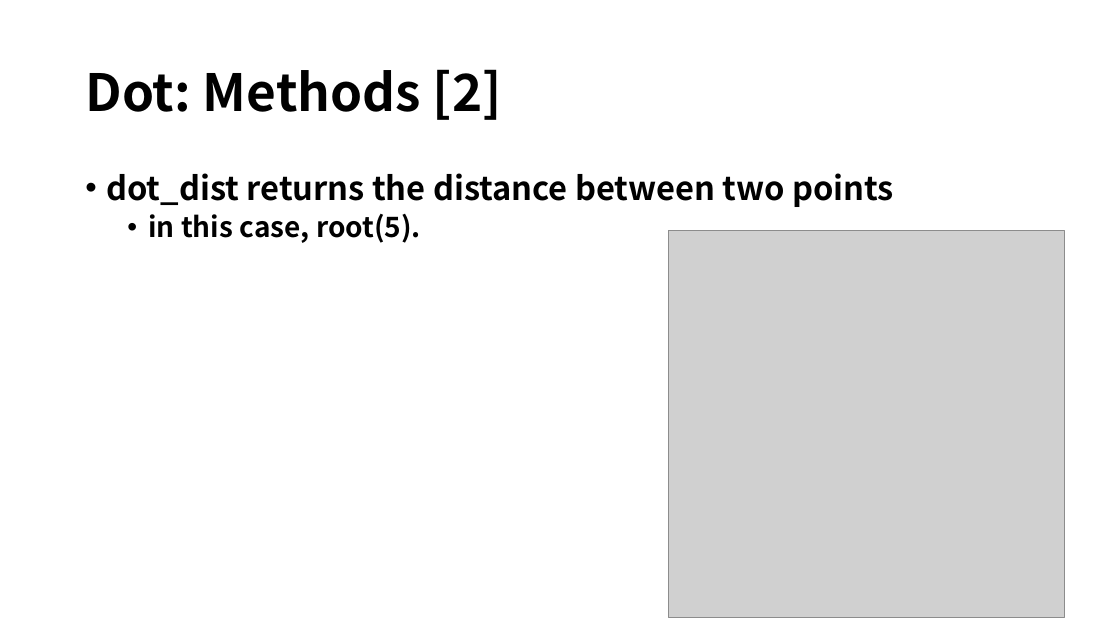
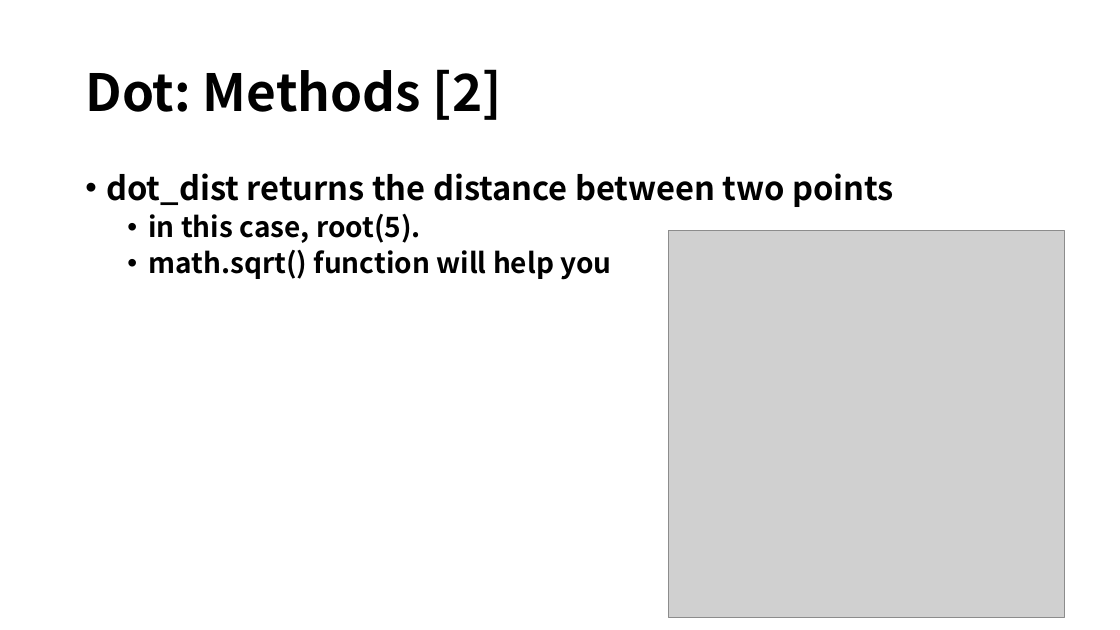
Before and after one commit to EunSeong-Park/EunSeong-Park.github.io, a slide deck: slide 14 of contents/2020_ITinerary/assets/session_1/labsession.pptx (slide 9 before the commit). Drawn at 1120x630 pixels with LibreOffice and Linux fonts; fonts in the diff are those of the drawing; grey boxes stand for pictures. Boxes give left, top, right and bottom in pixels: in the first picture for what was removed or moved away, otherwise in the second. Text is boxed around its words. In the diff, an @@ line names an element or a change of style, - is before the commit and + after.

```diff
--- a/contents/2020_ITinerary/assets/session_1/labsession.pptx
+++ b/contents/2020_ITinerary/assets/session_1/labsession.pptx
@@ text at <box>148,250,611,280</box>: paragraph added @@
+  • math.sqrt() function will help you
```
Also in this commit, not shown: 2 other slides changed, 5 slides added, 14 other files.
